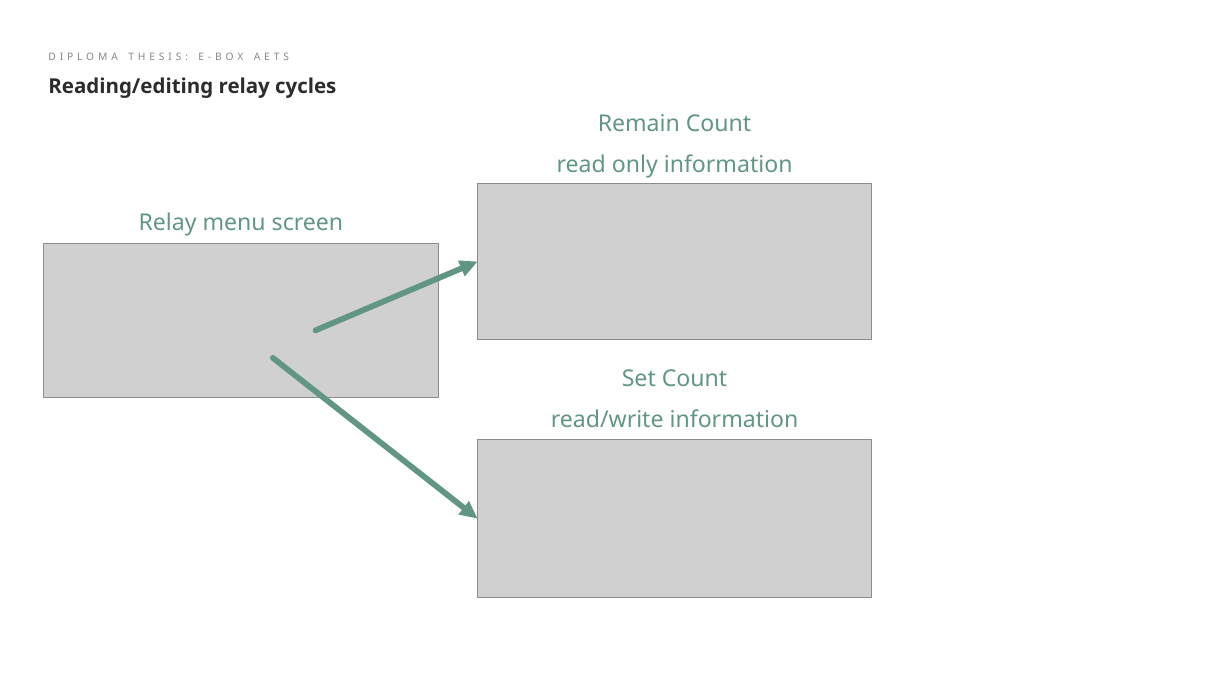
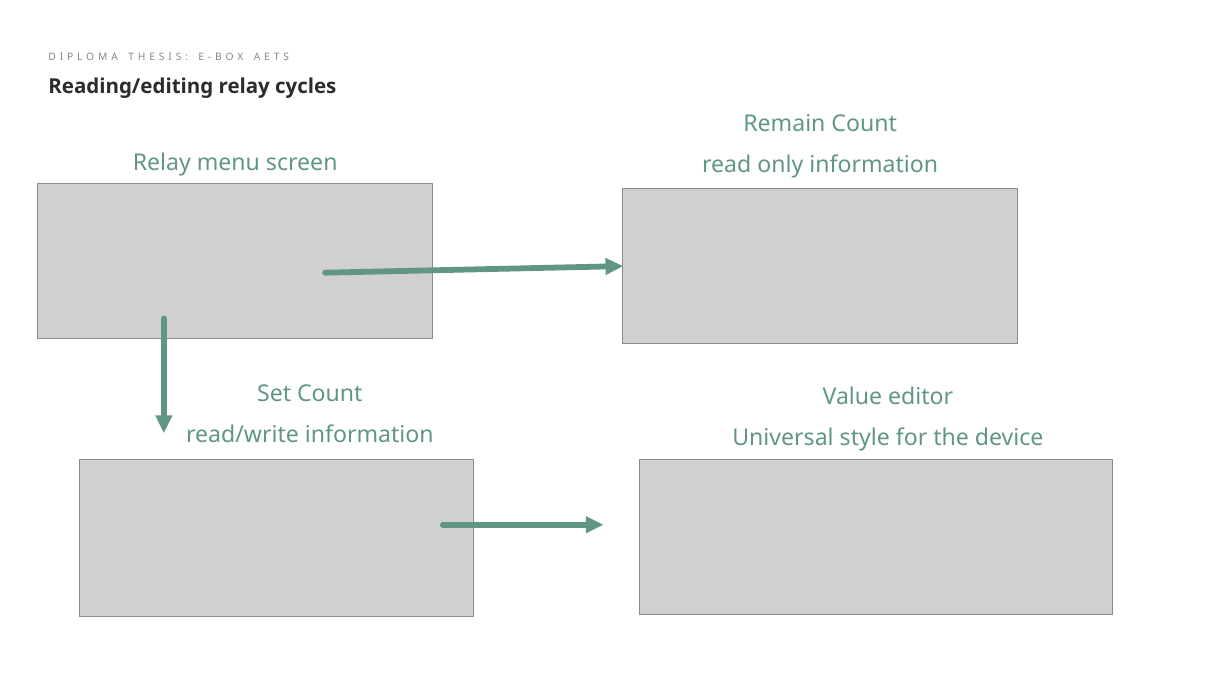
Before and after one commit to MrMicek/AETS, a slide deck: slide 15 of diagramy diplomka svg flashka/AETS_Presentation_for_testers.pptx. Drawn at 1232x693 pixels with LibreOffice and Linux fonts; fonts in the diff are those of the drawing; grey boxes stand for pictures; background and template pictures are left out. Boxes give left, top, right and bottom in pixels: in the first picture for what was removed or moved away, otherwise in the second. Text is boxed around its words. In the diff, an @@ line names an element or a change of style, - is before the commit and + after.

```diff
--- a/diagramy diplomka svg flashka/AETS_Presentation_for_testers.pptx
+++ b/diagramy diplomka svg flashka/AETS_Presentation_for_testers.pptx
@@ text "Remain Count": place and size @@
-text "Remain Count" at (557, 114, 793, 177)
+text "Remain Count" at (702, 114, 938, 177)
@@ text "Relay menu screen": place and size @@
-text "Relay menu screen" at (139, 212, 344, 236)
+text "Relay menu screen" at (133, 152, 338, 176)
@@ picture: place and size @@
-picture at (43, 243, 438, 397)
+picture at (38, 184, 433, 338)
@@ picture: place and size @@
-picture at (478, 184, 872, 339)
+picture at (623, 189, 1018, 344)
@@ arrow moved from (316, 331) - (478, 262) to (325, 273) - (623, 266) @@
@@ arrow moved from (273, 358) - (478, 518) to (164, 319) - (164, 433) @@
@@ text "Set Count": place and size @@
-text "Set Count" at (551, 369, 799, 427)
+text "Set Count" at (186, 384, 434, 442)
@@ text added at (732, 386, 1044, 450), 18 pt, text #619685 @@
+Value editor
+Universal style for the device
@@ picture: place and size @@
-picture at (478, 440, 872, 597)
+picture at (79, 459, 474, 616)
@@ picture added at (640, 459, 1113, 615) @@
@@ arrow added from (443, 525) to (604, 525), #619685 4.5 pt @@
```
Also in this commit, not shown: 3 other slides changed, 3 slides added, 35 other files.
